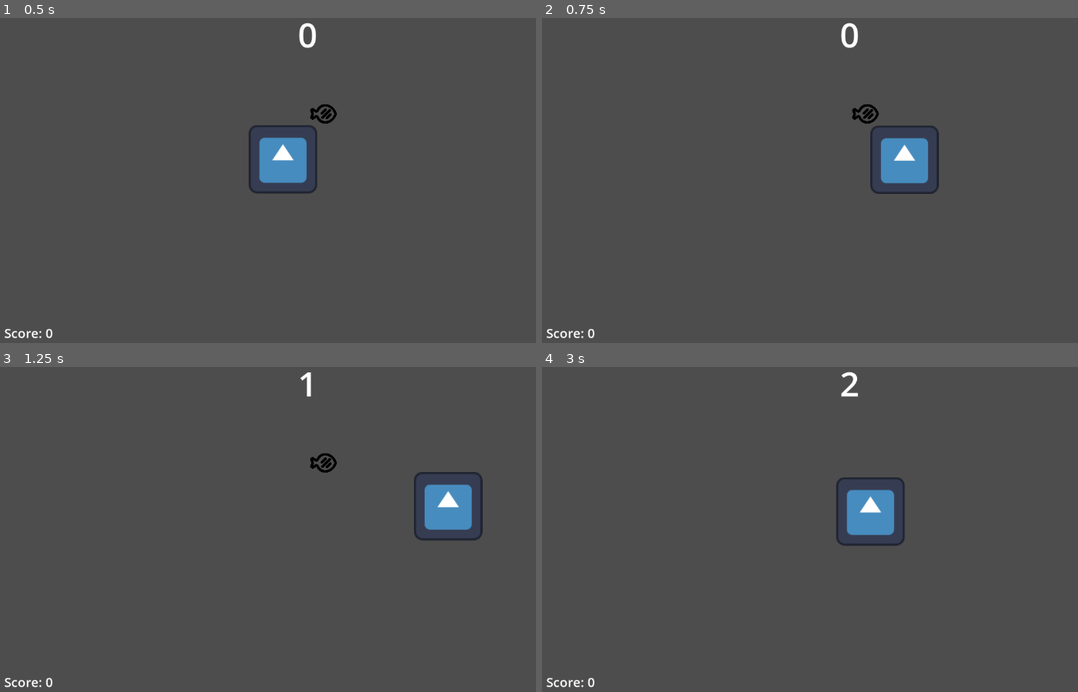
Above: before the commit, frames 1-4 (two rows, left to right).
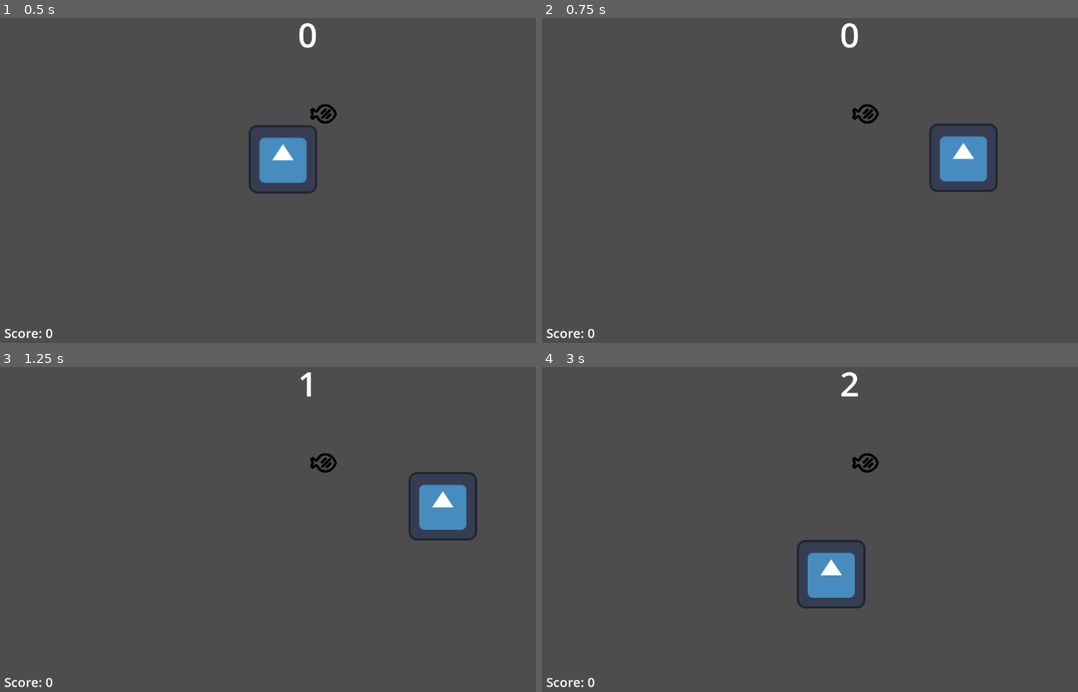
Above: after the commit, the same moments.

Repository: bryanjhdang/gmtk2024
Game: Godot game, scene res://scenes/sandbox.tscn
Two runs of this game, one before a commit and one after it. Both use one fixed random seed, a clock stepped at 60 frames per second and the inputs below. The engine's default icon, where the game draws it, is replaced by a stand-in: a white triangle on a blue panel in a dark square.
Inputs (mouse positions are in pixels of both pictures, inside the frame that each line leads up to):
- Up to frame 1 (0.5 s): no input
- Up to frame 2 (0.75 s): move the mouse to (986, 157) at 0.52 s; hold E (frenzy) from 0.53 s (still down)
- Up to frame 3 (1.25 s): keep holding E (frenzy)
- Up to frame 4 (3 s): move the mouse to (729, 539) at 1.27 s; release E (frenzy) at 1.28 s; tap Q (dash) at 1.35 s; tap E (frenzy) at 1.55 s; move the mouse to (911, 448) at 2.02 s; hold E (frenzy) 2.03-2.78 s; move the mouse to (820, 591) at 2.77 s; click (820, 591) at 2.85 s

Frame 1 is identical in both runs. In frame 2, 3.1% of the frame differs, in the area x 61-86%, y 32-55%; in frame 3, 0.8%; in frame 4, 3.3%, in the area x 47-68%, y 26-75%.

Commit message:
add frenzy effect, missing HUD
attempting to also fix .godot/ files from pushing

Diff:
--- a/characters/player/player.gd
+++ b/characters/player/player.gd
@@ -4,10 +4,13 @@
 
 # Player stats
 const SPEED: float = 600.0
+const BOOST: float = 600.0
+
 var health: int = 3
-
 var mouse_position = null
 var BOUND = 2
+var cast_frenzy: bool = true
+var boost_enabled: bool = false
 
 # Character movement - the player follows the mouse when left click is held
 func _process(delta: float) -> void:
@@ -18,7 +21,13 @@
 
 	#if Input.is_action_pressed("move"):
 	var direction: Vector2 = (mouse_position - position).normalized()
-	velocity = (direction * SPEED)
+	if boost_enabled:
+		velocity = (direction * (SPEED + BOOST))
+	else:
+		velocity = (direction * (SPEED))
+
+	if Input.is_action_pressed("frenzy") and cast_frenzy:
+		_frenzy()
 
 	if _player_is_not_stationary():
 		move_and_slide()
@@ -42,7 +51,17 @@
 
 # If combo meter is full, it activates a temporary speed boost and invincibility
 func _frenzy() -> void:
-	pass
+	boost_enabled = true
+	$CollisionShape2D.disabled = true
+	await get_tree().create_timer(3.0).timeout
+	boost_enabled = false
+	$CollisionShape2D.disabled = false
+	frenzy_cooldown()
+
+func frenzy_cooldown() -> void:
+	cast_frenzy = false
+	await get_tree().create_timer(10.0).timeout
+	cast_frenzy = true
 
 # An enemy should call this function if the player gets hit
 func get_hurt(damage: int) -> void:
